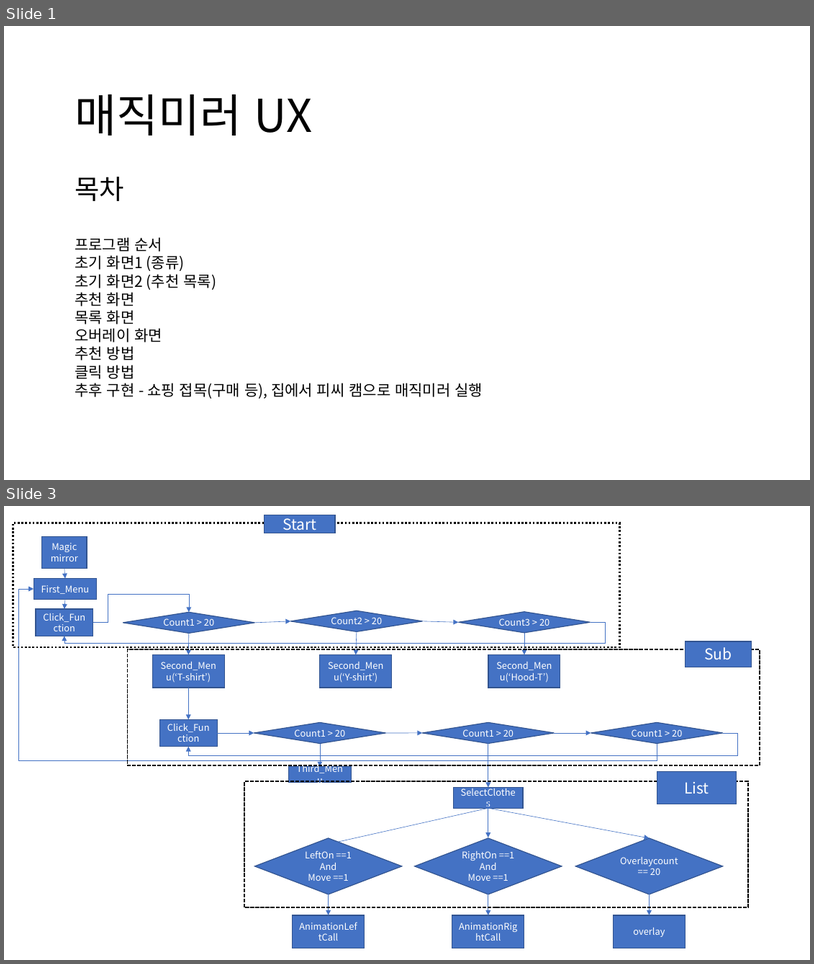
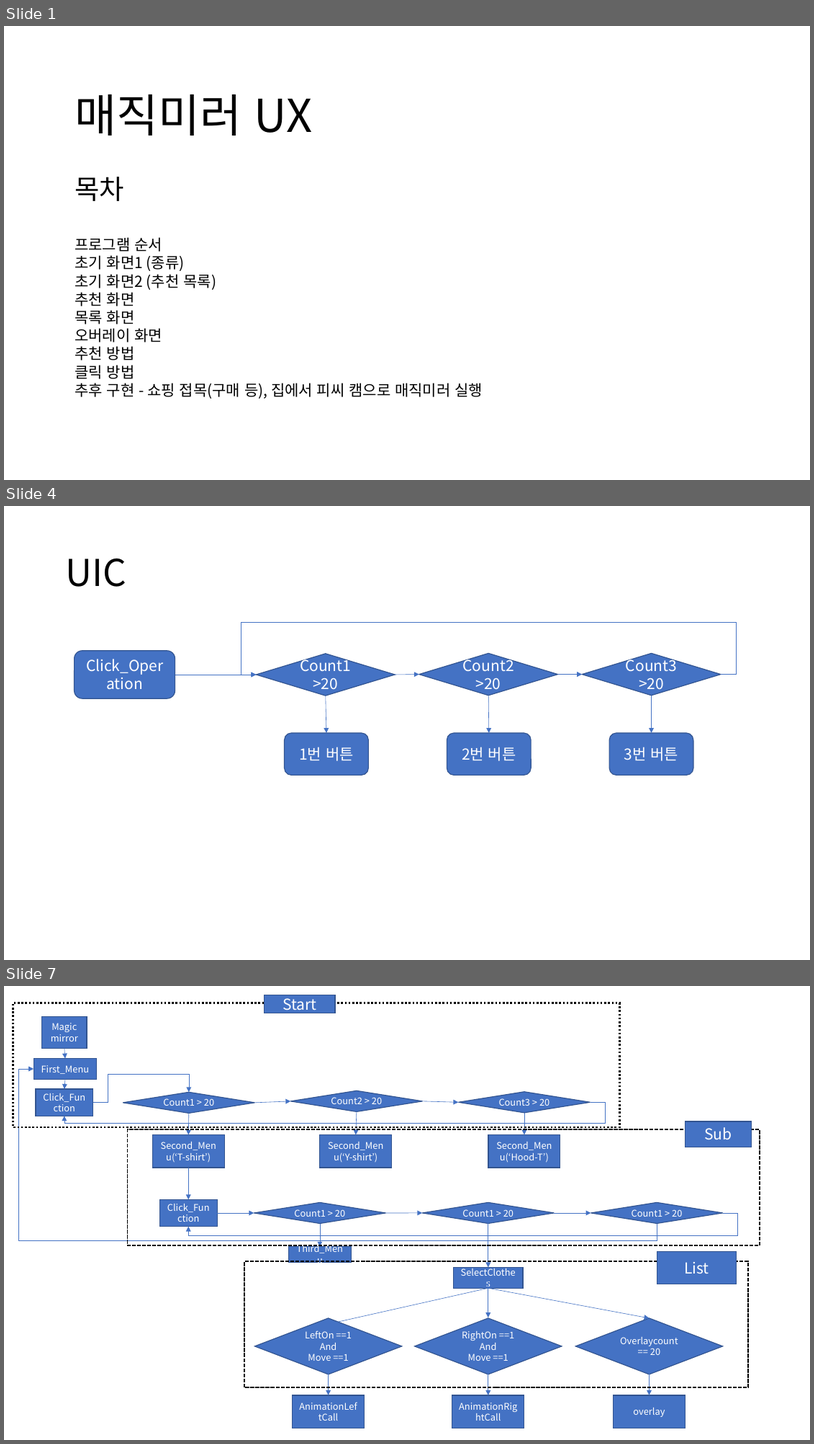
Before and after one commit to namhun21/Cosmoos, a slide deck: project/ppt/ux 디자인.pptx. Shown one above the other, each under a label of ours: slides 1 and 3 before the commit, slides 1, 4 and 7 after it; the slides between them are not shown. The pictures are 814x964 and 814x1444 pixels, drawn with LibreOffice and Linux fonts; fonts in the diff are those of the drawing. Boxes give left, top, right and bottom in pixels: in the first picture for what was removed or moved away, otherwise in the second. Text is boxed around its words. In the diff, an @@ line names an element or a change of style, - is before the commit and + after.

```diff
--- a/project/ppt/ux 디자인.pptx
+++ b/project/ppt/ux 디자인.pptx
@@ slide 4 added at <box>4,506,810,960</box>, background #FFFFFF @@
@@ title added at <box>65,558,126,587</box>, 44 pt, text #000000 @@
+UIC
@@ elbow arrow added from (721, 674) to (256, 674), #4472C4 0.5 pt @@
@@ rounded rectangle added at <box>74,651,175,698</box>, fill #4472C4, outline #325491 1 pt, 18 pt, text #FFFFFF @@
+Click_Operation
@@ diamond added at <box>256,654,396,696</box>, fill #4472C4, outline #325491 1 pt, 18 pt, text #FFFFFF @@
+Count1>20
@@ diamond added at <box>419,653,558,695</box>, fill #4472C4, outline #325491 1 pt, 18 pt, text #FFFFFF @@
+Count2>20
@@ diamond added at <box>582,653,721,695</box>, fill #4472C4, outline #325491 1 pt, 18 pt, text #FFFFFF @@
+Count3>20
@@ arrow added from (175, 674) to (256, 674), #4472C4 0.5 pt @@
@@ arrow added from (396, 674) to (419, 674), #4472C4 0.5 pt @@
@@ arrow added from (558, 674) to (582, 674), #4472C4 0.5 pt @@
@@ arrow added from (326, 695) to (327, 733), #4472C4 0.5 pt @@
@@ arrow added from (489, 695) to (489, 733), #4472C4 0.5 pt @@
@@ arrow added from (652, 695) to (652, 733), #4472C4 0.5 pt @@
@@ rounded rectangle added at <box>285,733,369,775</box>, fill #4472C4, outline #325491 1 pt, 18 pt, text #FFFFFF @@
+1번 버튼
@@ rounded rectangle added at <box>448,733,532,775</box>, fill #4472C4, outline #325491 1 pt, 18 pt, text #FFFFFF @@
+2번 버튼
@@ rounded rectangle added at <box>610,733,694,775</box>, fill #4472C4, outline #325491 1 pt, 18 pt, text #FFFFFF @@
+3번 버튼
@@ what was slide 3 is now slide 7 @@
```
Also in this commit, not shown: 4 other slides added, 1 slide removed.
